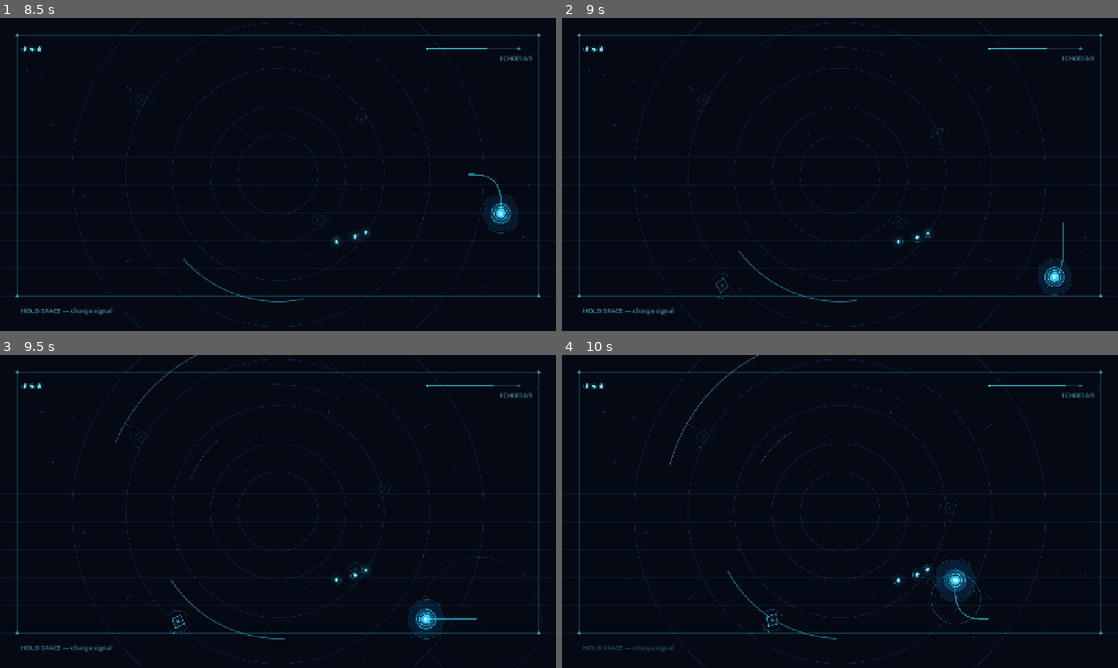
Above: before the commit, frames 1-4 (two rows, left to right).
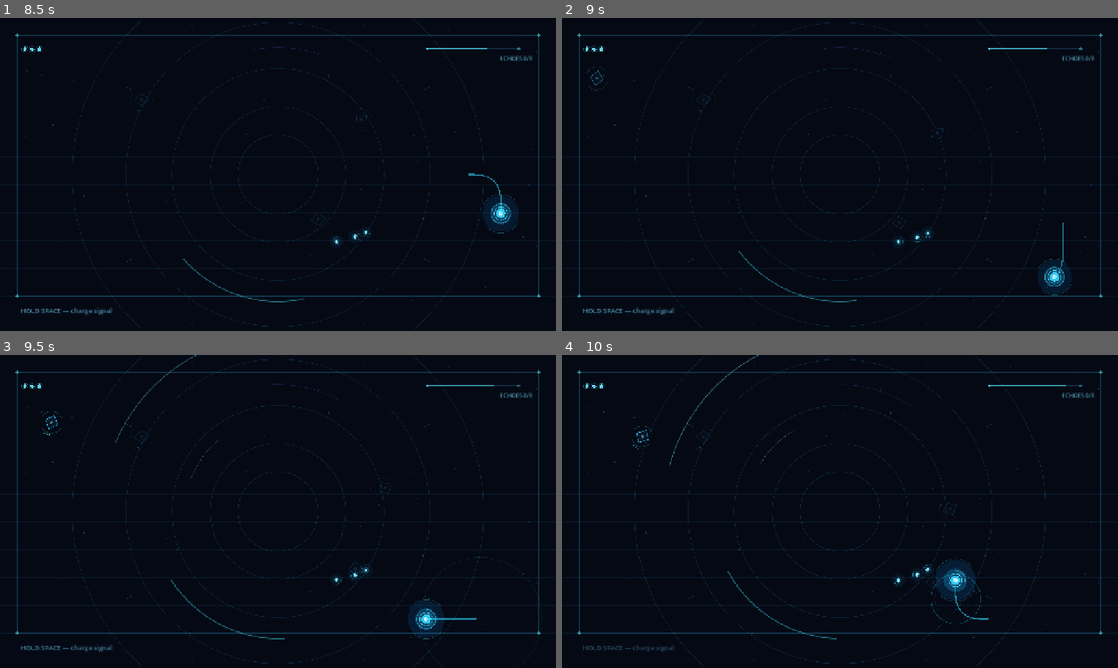
Above: after the commit, the same moments.

Repository: Gustavo-Wallace/hollow-signal
Game: Godot game, scene res://scenes/main.tscn
Same seed, same stepped clock (60 frames per second), same inputs: the game is played once before the commit and once after it.
Inputs:
- Up to frame 1 (8.5 s): tap Enter (ui_accept) at 0.5, 0.77, 1.52, 3.02, 3.77, 4.52, 6.02, 6.77, 7.52 s; hold D (move_right) 0.53-1.28 s; tap R every 0.75 s from 0.6 to 8.1 s; hold S (move_down) 1.28-2.03 s; hold D (move_right) 2.03-2.78 s; hold W (move_up) 2.78-3.53 s; hold A (move_left) 3.53-5.03 s; hold S (move_down) 5.03-5.78 s; hold D (move_right) 5.78-6.53 s; hold W (move_up) 6.53-7.28 s; hold D (move_right) 7.28-8.03 s; hold S (move_down) from 8.03 s (still down)
- Up to frame 2 (9 s): release S (move_down) at 8.78 s; hold A (move_left) from 8.78 s (still down); tap R at 8.85 s
- Up to frame 3 (9.5 s): keep holding A (move_left); tap Enter (ui_accept) at 9.02 s
- Up to frame 4 (10 s): release A (move_left) at 9.53 s; hold W (move_up) from 9.53 s (still down); tap R at 9.6 s; tap Enter (ui_accept) at 9.77 s

Frame 1 is identical in both runs. In frame 2, less than 0.1% of the frame differs, in the area x 4-31%, y 15-90%; in frame 3, less than 0.1%; in frame 4, less than 0.1%, in the area x 12-40%, y 22-89%.

Commit message:
null sentry ranged threat

Diff:
--- a/scripts/arena.gd
+++ b/scripts/arena.gd
@@ -4,6 +4,7 @@
 const PULSE_SCRIPT := preload("res://scripts/pulse.gd")
 const WRAITH_SCRIPT := preload("res://scripts/echo_wraith.gd")
 const HARVESTER_SCRIPT := preload("res://scripts/echo_harvester.gd")
+const SENTRY_SCRIPT := preload("res://scripts/null_sentry.gd")
 const SHARD_SCRIPT := preload("res://scripts/echo_shard.gd")
 const SCAR_SCRIPT := preload("res://scripts/resonance_scar.gd")
 const NULL_GATE_SCRIPT := preload("res://scripts/null_gate.gd")
@@ -25,6 +26,7 @@
 var trace_position := Vector2.ZERO
 var trace_dash_timer := 0.0
 var harvester_spawn_cooldown := 0.0
+var sentry_spawn_cooldown := 0.0
 var escape_timer := 14.0
 var escape_intro_time := 0.0
 var null_gate: Node2D
@@ -45,6 +47,7 @@
 	if is_playing():
 		elapsed_time += delta
 		harvester_spawn_cooldown = maxf(0.0, harvester_spawn_cooldown - delta)
+		sentry_spawn_cooldown = maxf(0.0, sentry_spawn_cooldown - delta)
 		_update_threat_spawner(delta)
 		_update_trace_lock(delta)
 		_update_escape_state(delta)
@@ -176,6 +179,10 @@
 
 func harvester_destroyed() -> void:
 	harvester_spawn_cooldown = 7.0
+
+
+func sentry_destroyed() -> void:
+	sentry_spawn_cooldown = 8.0
 
 
 func collect_echo_shard(shard: Node2D) -> void:
@@ -324,9 +331,15 @@
 		if player == null or spawn_position.distance_to(player.global_position) >= 290.0:
 			break
 	var can_spawn_harvester := (echoes_collected >= 2 or elapsed_time >= 24.0) and harvester_spawn_cooldown <= 0.0 and get_tree().get_nodes_in_group("echo_harvester").is_empty()
+	var can_spawn_sentry := (echoes_collected >= 3 or elapsed_time >= 30.0) and sentry_spawn_cooldown <= 0.0 and get_tree().get_nodes_in_group("null_sentry").is_empty() and (not is_escape() or escape_timer > 3.0)
 	var harvester_chance := 0.25 if is_machine_panic() else 0.18
+	var sentry_chance := 0.18 if is_escape() else 0.15
+	var harvester_roll_limit := sentry_chance + harvester_chance if can_spawn_sentry else harvester_chance
 	var threat := Node2D.new()
-	if can_spawn_harvester and randf() <= harvester_chance:
+	var special_roll := randf()
+	if can_spawn_sentry and special_roll <= sentry_chance:
+		threat.set_script(SENTRY_SCRIPT)
+	elif can_spawn_harvester and special_roll <= harvester_roll_limit:
 		threat.set_script(HARVESTER_SCRIPT)
 	else:
 		threat.set_script(WRAITH_SCRIPT)
--- /dev/null
+++ b/scripts/null_sentry.gd
@@ -0,0 +1,266 @@
+extends Node2D
+
+const HEALTH := 3
+const OBSERVE_SPEED := 72.0
+const ACCELERATION := 118.0
+const MIN_DISTANCE := 290.0
+const MAX_DISTANCE := 500.0
+const LOCK_LOW_DURATION := 0.96
+const LOCK_CRITICAL_DURATION := 0.76
+const FIRE_DURATION := 0.14
+const RECOVER_DURATION := 0.78
+const BEAM_HALF_WIDTH := 10.0
+const STAGGER_DURATION := 0.3
+const ARENA_BOUNDS := Rect2(64.0, 64.0, 1152.0, 552.0)
+
+enum AttackState { OBSERVE, LOCK, FIRE, RECOVER }
+
+var health := HEALTH
+var velocity := Vector2.ZERO
+var attack_state := AttackState.OBSERVE
+var attack_timer := 2.6
+var state_time := 0.0
+var lock_target := Vector2.ZERO
+var beam_end := Vector2.ZERO
+var aim_locked := false
+var reveal_time := 0.0
+var reveal_amount := 0.16
+var flash_amount := 0.0
+var stagger_time := 0.0
+var stagger_brake := 0.0
+var pulse_resistance := 0.0
+var resistance_hold := 0.0
+var phase := 0.0
+var emergence := 1.0
+var dying := false
+var death_time := 0.0
+
+
+func _ready() -> void:
+	process_mode = Node.PROCESS_MODE_PAUSABLE
+	add_to_group("echo_wraith")
+	add_to_group("null_sentry")
+	phase = fmod(global_position.x * 0.023 + global_position.y * 0.011, TAU)
+	attack_timer += randf_range(0.2, 1.1)
+	queue_redraw()
+
+
+func _process(delta: float) -> void:
+	if not get_parent().is_playing():
+		return
+	if dying:
+		_process_death(delta)
+		return
+	reveal_time = maxf(0.0, reveal_time - delta)
+	flash_amount = maxf(0.0, flash_amount - delta * 3.3)
+	stagger_time = maxf(0.0, stagger_time - delta)
+	resistance_hold = maxf(0.0, resistance_hold - delta)
+	if resistance_hold <= 0.0:
+		pulse_resistance = move_toward(pulse_resistance, 0.0, delta * 0.72)
+	emergence = move_toward(emergence, 1.0, delta * 2.0)
+	_update_attack_cycle(delta)
+	var target_reveal := 1.0 if reveal_time > 0.0 or attack_state != AttackState.OBSERVE else 0.16
+	reveal_amount = move_toward(reveal_amount, target_reveal, delta * 1.4)
+	rotation += delta * 0.14
+	queue_redraw()
+
+
+func _update_attack_cycle(delta: float) -> void:
+	var player := get_tree().get_first_node_in_group("signal_player") as Node2D
+	if player == null:
+		return
+	if attack_state == AttackState.OBSERVE:
+		_update_observe_movement(delta, player)
+		attack_timer -= delta
+		if attack_timer <= 0.0:
+			_begin_lock(player.global_position)
+	elif attack_state == AttackState.LOCK:
+		velocity = velocity.move_toward(Vector2.ZERO, delta * 230.0)
+		global_position += velocity * delta
+		state_time += delta
+		var lock_duration := _get_lock_duration(player)
+		if state_time < lock_duration * 0.55:
+			lock_target = player.global_position
+			beam_end = _get_beam_endpoint(lock_target)
+		else:
+			aim_locked = true
+		if state_time >= lock_duration:
+			_fire_beam(player)
+	elif attack_state == AttackState.FIRE:
+		state_time += delta
+		if state_time >= FIRE_DURATION:
+			attack_state = AttackState.RECOVER
+			state_time = 0.0
+	elif attack_state == AttackState.RECOVER:
+		_update_observe_movement(delta, player)
+		state_time += delta
+		if state_time >= RECOVER_DURATION:
+			attack_state = AttackState.OBSERVE
+			attack_timer = _get_attack_interval(player)
+	global_position = global_position.clamp(ARENA_BOUNDS.position, ARENA_BOUNDS.end)
+
+
+func _update_observe_movement(delta: float, player: Node2D) -> void:
+	if stagger_time > 0.0:
+		velocity = velocity.move_toward(Vector2.ZERO, delta * 390.0 * stagger_brake)
+		global_position += velocity * delta
+		return
+	var distance := global_position.distance_to(player.global_position)
+	var direction := Vector2.ZERO
+	if distance < MIN_DISTANCE:
+		direction = player.global_position.direction_to(global_position)
+	elif distance > MAX_DISTANCE:
+		direction = global_position.direction_to(player.global_position)
+	else:
+		direction = player.global_position.direction_to(global_position).rotated(PI * 0.5 + sin(phase) * 0.35)
+	var exposure := float(player.call("get_exposure"))
+	velocity = velocity.move_toward(direction * OBSERVE_SPEED * (1.0 + exposure * 0.22), delta * ACCELERATION)
+	global_position += velocity * delta
+
+
+func _begin_lock(target: Vector2) -> void:
+	attack_state = AttackState.LOCK
+	state_time = 0.0
+	lock_target = target
+	beam_end = _get_beam_endpoint(target)
+	aim_locked = false
+	reveal_time = maxf(reveal_time, 1.2)
+	flash_amount = 0.65
+
+
+func _fire_beam(player: Node2D) -> void:
+	attack_state = AttackState.FIRE
+	state_time = 0.0
+	flash_amount = 1.0
+	var closest := Geometry2D.get_closest_point_to_segment(player.global_position, global_position, beam_end)
+	if player.global_position.distance_to(closest) <= BEAM_HALF_WIDTH:
+		player.call("take_damage", global_position)
+
+
+func _get_lock_duration(player: Node2D) -> float:
+	var exposure := float(player.call("get_exposure"))
+	return lerpf(LOCK_LOW_DURATION, LOCK_CRITICAL_DURATION, exposure)
+
+
+func _get_attack_interval(player: Node2D) -> float:
+	var exposure := float(player.call("get_exposure"))
+	var interval := lerpf(3.8, 2.7, exposure)
+	if get_parent().is_escape():
+		interval *= 0.86
+	return interval
+
+
+func _get_beam_endpoint(target: Vector2) -> Vector2:
+	var direction := global_position.direction_to(target)
+	if direction == Vector2.ZERO:
+		direction = Vector2.RIGHT
+	var distances: Array[float] = []
+	if absf(direction.x) > 0.001:
+		distances.append((ARENA_BOUNDS.position.x - global_position.x) / direction.x)
+		distances.append((ARENA_BOUNDS.end.x - global_position.x) / direction.x)
+	if absf(direction.y) > 0.001:
+		distances.append((ARENA_BOUNDS.position.y - global_position.y) / direction.y)
+		distances.append((ARENA_BOUNDS.end.y - global_position.y) / direction.y)
+	var distance_to_edge := 1400.0
+	for distance in distances:
+		if distance > 0.0:
+			distance_to_edge = minf(distance_to_edge, distance)
+	return global_position + direction * distance_to_edge
+
+
+func receive_signal_pulse(origin: Vector2, force: float, damage: int, signal_stagger_scale: float = 1.0) -> void:
+	if dying:
+		return
+	var push_direction := origin.direction_to(global_position)
+	if push_direction == Vector2.ZERO:
+		push_direction = Vector2.RIGHT.rotated(phase)
+	var player := get_tree().get_first_node_in_group("signal_player")
+	var player_exposure := float(player.call("get_exposure")) if player else 0.0
+	var exposure_control := 0.85
+	if player_exposure >= 0.67:
+		exposure_control = 0.48
+	elif player_exposure >= 0.34:
+		exposure_control = 0.68
+	var resistance_control := maxf(0.25, 1.0 - pulse_resistance * 0.62)
+	var control_factor := exposure_control * resistance_control * signal_stagger_scale
+	if attack_state == AttackState.LOCK:
+		attack_state = AttackState.RECOVER
+		state_time = 0.0
+		attack_timer = 1.2
+		flash_amount = 1.0
+	reveal_time = maxf(reveal_time, 2.2)
+	stagger_time = maxf(stagger_time, STAGGER_DURATION * control_factor)
+	stagger_brake = control_factor
+	velocity = velocity * lerpf(0.84, 0.36, control_factor) + push_direction * force * control_factor * 0.62
+	pulse_resistance = minf(1.0, pulse_resistance + 0.34)
+	resistance_hold = 1.15
+	var applied_damage := damage if signal_stagger_scale >= 0.52 else 0
+	health -= applied_damage
+	if health <= 0:
+		_begin_death()
+	queue_redraw()
+
+
+func begin_emergence() -> void:
+	emergence = 0.0
+	reveal_amount = 0.04
+
+
+func wake_for_exposure(exposure_level: float) -> void:
+	reveal_time = lerpf(0.5, 1.3, exposure_level)
+
+
+func _begin_death() -> void:
+	dying = true
+	attack_state = AttackState.RECOVER
+	velocity = Vector2.ZERO
+	remove_from_group("echo_wraith")
+	remove_from_group("null_sentry")
+	if not get_parent().is_escape():
+		get_parent().spawn_echo_shard(global_position)
+	get_parent().sentry_destroyed()
+
+
+func _process_death(delta: float) -> void:
+	death_time += delta
+	queue_redraw()
+	if death_time >= 0.5:
+		queue_free()
+
+
+func _draw() -> void:
+	if dying:
+		_draw_fragments()
+		return
+	var pulse := sin(Time.get_ticks_msec() * 0.002 + phase) * 0.5 + 0.5
+	var alpha := lerpf(0.12, 0.84, reveal_amount) * emergence
+	var eye_alpha := alpha * (0.46 + flash_amount * 0.54)
+	draw_circle(Vector2.ZERO, 17.0, Color(0.02, 0.08, 0.14, alpha * 0.86))
+	draw_arc(Vector2.ZERO, 25.0 + pulse * 2.0, 0.1, 1.55, 24, Color(0.34, 0.86, 1.0, alpha), 1.4, true)
+	draw_arc(Vector2.ZERO, 25.0 + pulse * 2.0, 2.2, 3.75, 24, Color(0.34, 0.86, 1.0, alpha), 1.4, true)
+	draw_arc(Vector2.ZERO, 25.0 + pulse * 2.0, 4.3, 5.85, 24, Color(0.34, 0.86, 1.0, alpha), 1.4, true)
+	draw_circle(Vector2.ZERO, 4.2 + flash_amount * 1.8, Color(0.64, 0.97, 1.0, eye_alpha))
+	for angle in [0.0, PI * 0.5, PI, PI * 1.5]:
+		var direction := Vector2.RIGHT.rotated(angle + phase)
+		draw_line(direction * 29.0, direction * 38.0, Color(0.4, 0.9, 1.0, alpha * 0.72), 1.2, true)
+	if attack_state == AttackState.LOCK:
+		var lock_duration := _get_lock_duration(get_tree().get_first_node_in_group("signal_player") as Node2D)
+		var lock_progress := clampf(state_time / lock_duration, 0.0, 1.0)
+		var local_end := to_local(beam_end)
+		var line_alpha := alpha * (0.16 + lock_progress * 0.72)
+		draw_line(Vector2.ZERO, local_end, Color(0.42, 0.9, 1.0, line_alpha), 1.0 + lock_progress, true)
+		for step in [0.2, 0.4, 0.6, 0.8]:
+			var marker: Vector2 = local_end * step
+			draw_circle(marker, 1.5 + lock_progress * 1.2, Color(0.58, 0.96, 1.0, line_alpha), true)
+	if attack_state == AttackState.FIRE:
+		var local_beam_end := to_local(beam_end)
+		draw_line(Vector2.ZERO, local_beam_end, Color(0.66, 0.98, 1.0, alpha * 0.9), BEAM_HALF_WIDTH * 2.0, true)
+
+
+func _draw_fragments() -> void:
+	var progress := clampf(death_time / 0.5, 0.0, 1.0)
+	var alpha := (1.0 - progress) * 0.86
+	for angle in [0.0, PI * 0.5, PI, PI * 1.5]:
+		var direction := Vector2.RIGHT.rotated(angle + phase)
+		draw_line(direction * (9.0 + progress * 28.0), direction * (22.0 + progress * 48.0), Color(0.42, 0.92, 1.0, alpha), 1.6, true)
+	draw_circle(Vector2.ZERO, 12.0 * (1.0 - progress), Color(0.56, 0.96, 1.0, alpha * 0.42))
Not shown, added: scripts/null_sentry.gd.uid
